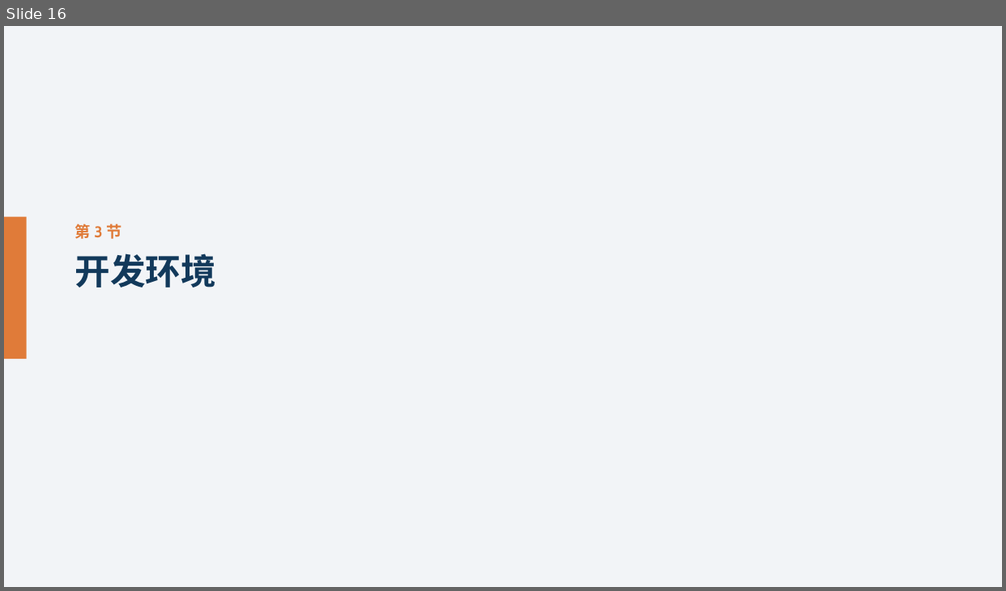
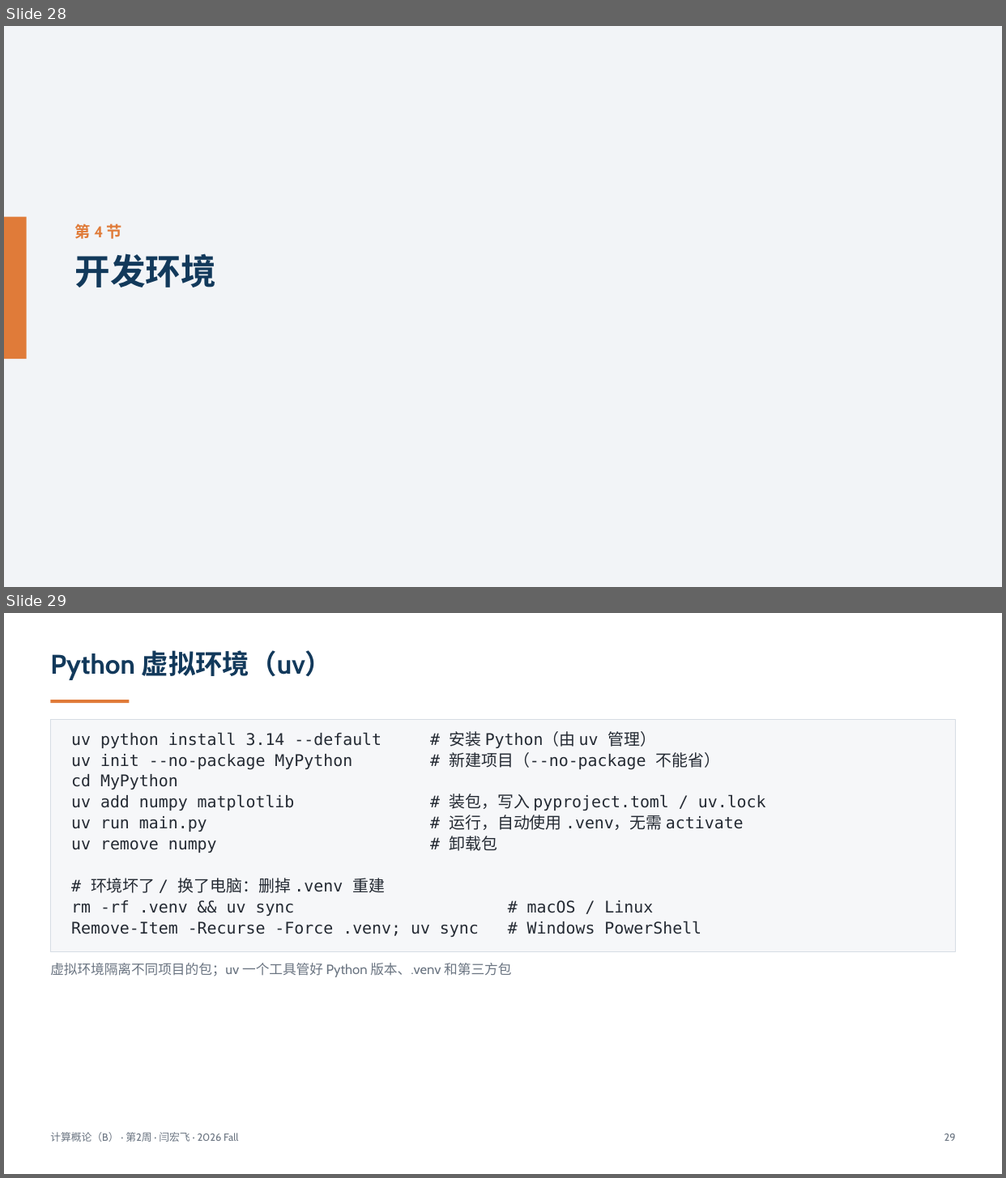
Before and after one commit to GMyhf/2026fall-cs201, a slide deck: courseware/202609_ADS_W02_VM_Shell_DevEnv.pptx. Shown one above the other, each under a label of ours: slide 16 before the commit, slides 28 and 29 after it. The pictures are 1006x591 and 1006x1178 pixels, drawn with LibreOffice and Linux fonts; fonts in the diff are those of the drawing. Boxes give left, top, right and bottom in pixels: in the first picture for what was removed or moved away, otherwise in the second. Text is boxed around its words. In the diff, an @@ line names an element or a change of style, - is before the commit and + after.

```diff
--- a/courseware/202609_ADS_W02_VM_Shell_DevEnv.pptx
+++ b/courseware/202609_ADS_W02_VM_Shell_DevEnv.pptx
@@ slide 29 added at box(4, 613, 1002, 1174), background #FFFFFF @@
@@ text added at box(50, 650, 332, 680), 26 pt, text #12395B, bold @@
+Python 虚拟环境（uv）
@@ rectangle added at box(50, 700, 129, 703), fill #E07B39 @@
@@ rectangle added at box(50, 719, 956, 952), fill #F6F7F9, outline #D6DCE4 0.75 pt @@
@@ text added at box(71, 731, 766, 937), 15.5 pt, text #242A33 @@
+uv python install 3.14 --default # 安装 Python（由 uv 管理）
+uv init --no-package MyPython # 新建项目（--no-package 不能省）
+cd MyPython
+uv add numpy matplotlib # 装包，写入 pyproject.toml / uv.lock
+uv run main.py # 运行，自动使用 .venv，无需 activate
+uv remove numpy # 卸载包
+# 环境坏了 / 换了电脑：删掉 .venv 重建
+rm -rf .venv && uv sync # macOS / Linux
+Remove-Item -Recurse -Force .venv; uv sync # Windows PowerShell
@@ text added at box(50, 963, 511, 977), 13 pt, text #6B7582 @@
+虚拟环境隔离不同项目的包；uv 一个工具管好 Python 版本、.venv 和第三方包
@@ text added at box(50, 1132, 238, 1142), 10 pt, text #6B7582 @@
+计算概论（B） · 第2周 · 闫宏飞 · 2026 Fall
@@ text added at box(944, 1134, 956, 1141), 10 pt, text #6B7582 @@
+29
@@ what was slide 16 is now slide 28 @@
@@ slide 28 changed as well @@
@@ text at box(75, 224, 122, 239): text changed @@
-第 3 节
+第 4 节
```
Also in this commit, not shown: 20 other slides changed, 17 other slides added, 1 slide removed.
